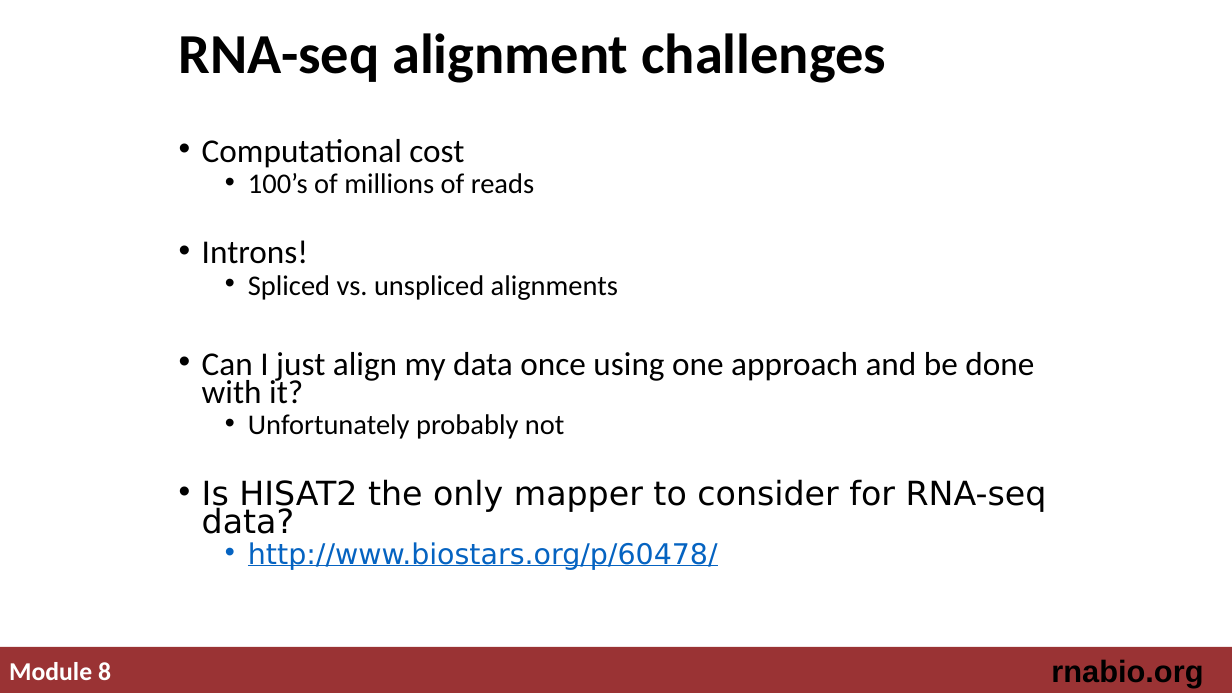
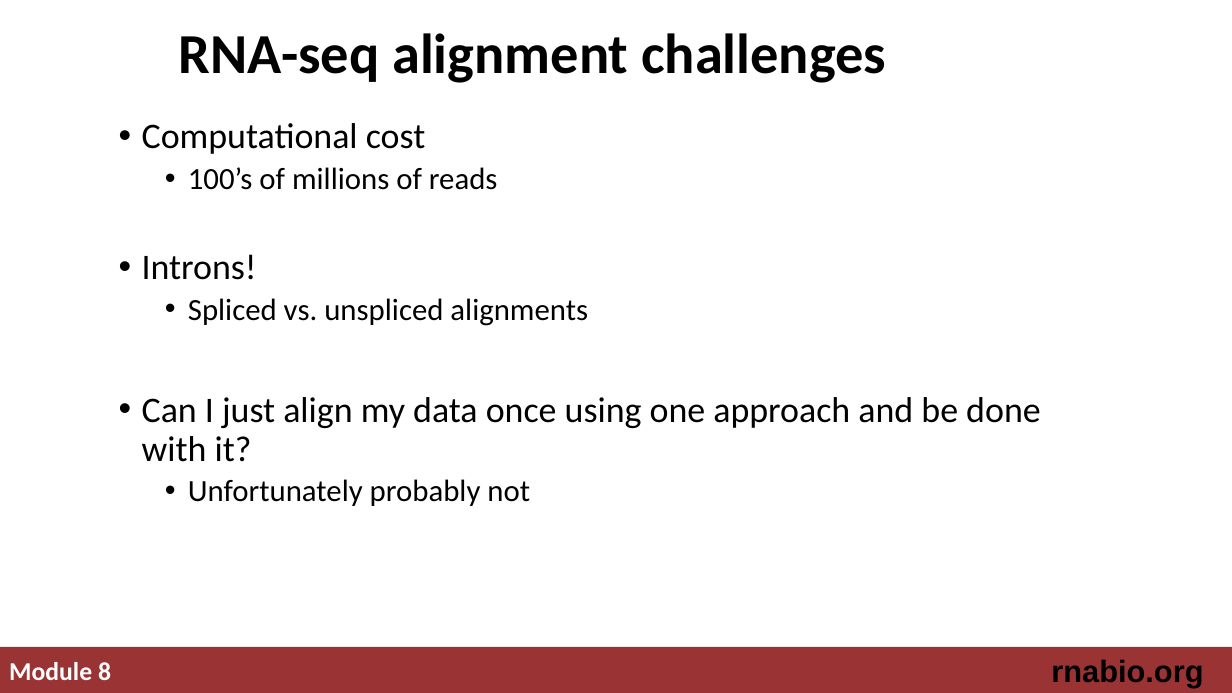
Before and after one commit to griffithlab/rnabio.org, a slide deck: slide 3 of assets/lectures/cbw-cshl/2019/mini/RNASeq_MiniLecture_08_01_Alignment.pptx. Drawn at 1232x693 pixels with LibreOffice and Linux fonts; fonts in the diff are those of the drawing. Boxes give left, top, right and bottom in pixels: in the first picture for what was removed or moved away, otherwise in the second. Text is boxed around its words. In the diff, an @@ line names an element or a change of style, - is before the commit and + after.

```diff
--- a/assets/lectures/cbw-cshl/2019/mini/RNASeq_MiniLecture_08_01_Alignment.pptx
+++ b/assets/lectures/cbw-cshl/2019/mini/RNASeq_MiniLecture_08_01_Alignment.pptx
@@ text "Computational cost": place and size @@
-text "Computational cost" at [202,139,1047,570]
+text "Computational cost" at [142,123,1040,506]
@@ text "Computational cost" at [142,123,1040,506]: size 25.9 to 28 pt in "Computational cost", "Introns!", "Can I just align my data once ..."; size 22.2 to 24 pt in "100’s of millions of reads", "Spliced vs. unspliced alignments", "Unfortunately probably not"; line spacing 0.7 to 0.9 @@
@@ text at [202,479,1047,570]: paragraphs removed @@
-• Is HISAT2 the only mapper to consider for RNA-seq data?
-  • http://www.biostars.org/p/60478/
```
Also in this commit, not shown: 5 other slides changed, 4 other files.
